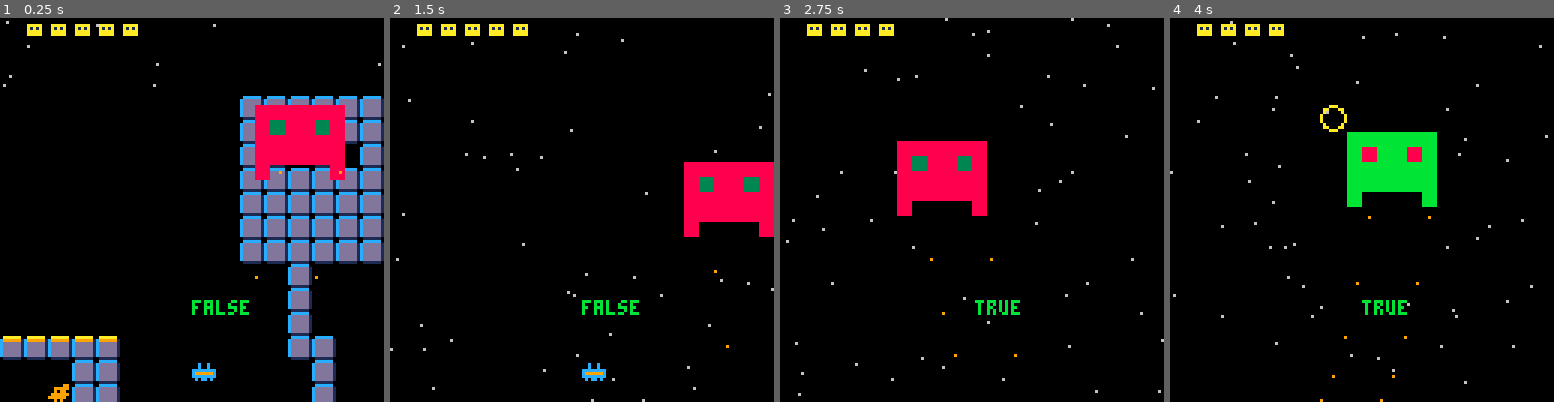
Above: before the commit, frames 1-4 (left to right).
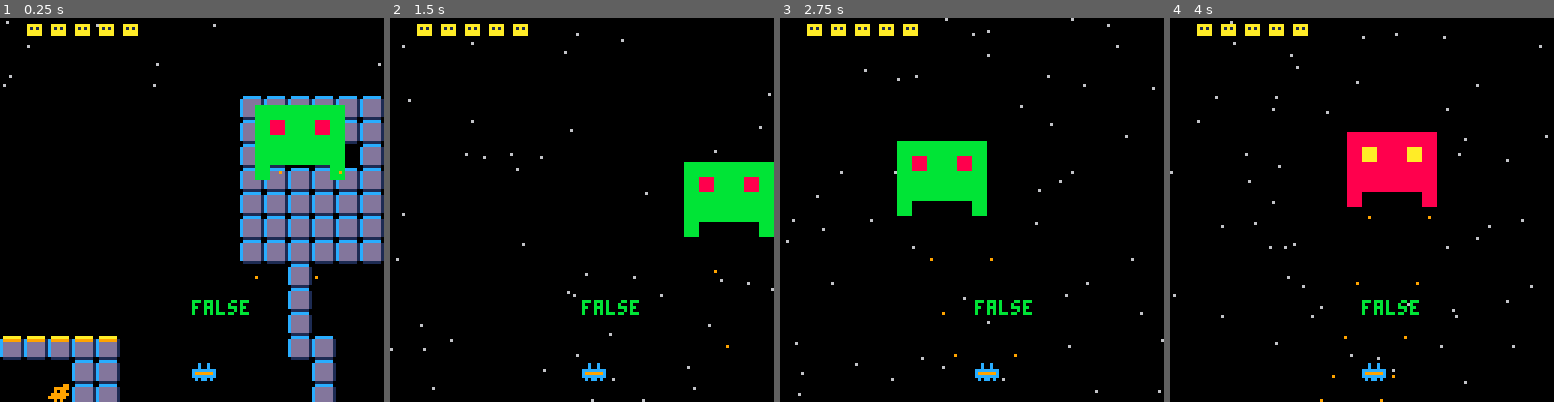
Above: after the commit, the same moments.

Repository: pratik2709/anotherPlatformer
Game: PICO-8 cartridge game.p8
Two runs of this game, one before a commit and one after it. Both use one fixed random seed, a clock stepped at 60 frames per second and the inputs below.
Inputs:
- Up to frame 1 (0.25 s): no input
- Up to frame 2 (1.5 s): tap X (X key) at 0.33, 1.07 s; tap O (Z key) at 0.7 s
- Up to frame 3 (2.75 s): hold Right 1.6-2.1 s; tap O (Z key) at 1.7, 2.1, 2.5 s; tap X (X key) at 1.85 s; hold Up 2.15-2.42 s; hold Right from 2.47 s (still down)
- Up to frame 4 (4 s): tap O (Z key) at 2.9, 3.3, 3.7 s; tap X (X key) at 2.97 s; release Right at 3.03 s; hold Left 3.08-3.58 s; hold Down 3.63-3.97 s

The runs differ from the first frame. In frame 1, 4.0% of the frame differs, in the area x 66-90%, y 22-43%; in frame 2, 4.0%; in frame 3, 4.5%; in frame 4, 4.6%, in the area x 32-70%, y 1-95%.

Commit message:
updates and fixes

Diff:
--- a/game.p8
+++ b/game.p8
@@ -540,6 +540,7 @@
     p=0,
     t=0,
     imm=false,
+    flash=false,
     isfaceright=true,
     box = {x1=0,y1=0,x2=7,y2=7}
   }
@@ -600,8 +601,18 @@
 end
 
 function drawShip()
-  if not ship.imm then
+  if not ship.flash then
    spr(ship.sprite_number,ship.x,ship.y)
+  end
+
+  if ship.imm == true then
+    if ship.flash==true then
+      ship.flash = false
+    else
+      ship.flash=true
+    end
+  else
+    ship.flash=false
   end
 end
 
@@ -666,7 +677,7 @@
 end
 
 function updateCameraPositionForShooter()
-    mycam:followplayer(ship.x, ship.y)
+    mycam:followplayer(ship.x, ship.y-50)
 end
 
 function updateShipTransition()
@@ -745,7 +756,7 @@
     end
     if shooter_collision(boss1, bullet) then
         boss1.lives -= 1
-        explode(boss1.x, boss1.y)
+        explode(bullet.x, bullet.y)
         del(bullets,bullet)
     end
   end
@@ -1033,7 +1044,7 @@
 
 function drawExplosionForBoss()
   for explosion in all(explosions) do
-    circ(boss1.x,boss1.y,explosion.t/2,8+explosion.t%3)
+    circ(explosion.x,explosion.y,explosion.t/2,8+explosion.t%3)
 		boss1:bossHurt()
   end
 end
@@ -1059,9 +1070,9 @@
     -- end
 
     if shooter_collision(ship, boss_bullet) and not ship.imm then
-        player_lives -= 1
+        -- player_lives -= 1
         del(bossbullet,boss_bullet)
-				ship.imm = true
+				-- ship.imm = true
     end
   end
 end
@@ -1142,13 +1153,14 @@
  -- **************gfx.p8****************
 
 
+
 __gfx__
 000000000cccccc000000000999999990000000000000000000000000aaaaaa00000000000000000000000000000000000000000000000000000000000000000
-00000000cdddddd1000000009bbbbbb900c00c000000000000000000c9999991088888800bbbbbb0000000000000000000000000000000000000000000000000
-0aaaaa00cdddddd1000000009bbbbbb900c00c0000bbbb0000000000cdddddd1083883800b8bb8b0000000000000000000000000000000000000000000000000
-0a1a1a00cdddddd1000000009bb88bb9cccccccc00b8cb0000090000cdddddd1088888800bbbbbb0000000000000000000000000000000000000000000000000
-0aaaaa00cdddddd1000000009bb88bb9c999999c00bc8b0000000000cdddddd1088888800bbbbbb0000000000000000000000000000000000000000000000000
-0aaaaa00cdddddd1000000009bbbbbb9cccccccc00bbbb0000000000cdddddd1080000800b0000b0000000000000000000000000000000000000000000000000
+00000000cdddddd1000000009bbbbbb900c00c000000000000000000c99999910bbbbbb008888880000000000000000000000000000000000000000000000000
+0aaaaa00cdddddd1000000009bbbbbb900c00c0000bbbb0000000000cdddddd10b8bb8b008a88a80000000000000000000000000000000000000000000000000
+0a1a1a00cdddddd1000000009bb88bb9cccccccc00b8cb0000090000cdddddd10bbbbbb008888880000000000000000000000000000000000000000000000000
+0aaaaa00cdddddd1000000009bb88bb9c999999c00bc8b0000000000cdddddd10bbbbbb008888880000000000000000000000000000000000000000000000000
+0aaaaa00cdddddd1000000009bbbbbb9cccccccc00bbbb0000000000cdddddd10b0000b008000080000000000000000000000000000000000000000000000000
 00000000cdddddd1000000009bbbbbb90c0cc0c00000000000000000cdddddd10000000000000000000000000000000000000000000000000000000000000000
 00000000011111100000000099999999000000000000000000000000011111100000000000000000000000000000000000000000000000000000000000000000
 000009900000c0000000000000000000000000000000000000000000000000000000000000000000000000000000000000000000000000000000000000000000
--- a/src/boss.p8
+++ b/src/boss.p8
@@ -88,7 +88,7 @@
 
 function drawExplosionForBoss()
   for explosion in all(explosions) do
-    circ(boss1.x,boss1.y,explosion.t/2,8+explosion.t%3)
+    circ(explosion.x,explosion.y,explosion.t/2,8+explosion.t%3)
 		boss1:bossHurt()
   end
 end
--- a/src/gfx.p8
+++ b/src/gfx.p8
@@ -1,11 +1,12 @@
+
 
 __gfx__
 000000000cccccc000000000999999990000000000000000000000000aaaaaa00000000000000000000000000000000000000000000000000000000000000000
-00000000cdddddd1000000009bbbbbb900c00c000000000000000000c9999991088888800bbbbbb0000000000000000000000000000000000000000000000000
-0aaaaa00cdddddd1000000009bbbbbb900c00c0000bbbb0000000000cdddddd1083883800b8bb8b0000000000000000000000000000000000000000000000000
-0a1a1a00cdddddd1000000009bb88bb9cccccccc00b8cb0000090000cdddddd1088888800bbbbbb0000000000000000000000000000000000000000000000000
-0aaaaa00cdddddd1000000009bb88bb9c999999c00bc8b0000000000cdddddd1088888800bbbbbb0000000000000000000000000000000000000000000000000
-0aaaaa00cdddddd1000000009bbbbbb9cccccccc00bbbb0000000000cdddddd1080000800b0000b0000000000000000000000000000000000000000000000000
+00000000cdddddd1000000009bbbbbb900c00c000000000000000000c99999910bbbbbb008888880000000000000000000000000000000000000000000000000
+0aaaaa00cdddddd1000000009bbbbbb900c00c0000bbbb0000000000cdddddd10b8bb8b008a88a80000000000000000000000000000000000000000000000000
+0a1a1a00cdddddd1000000009bb88bb9cccccccc00b8cb0000090000cdddddd10bbbbbb008888880000000000000000000000000000000000000000000000000
+0aaaaa00cdddddd1000000009bb88bb9c999999c00bc8b0000000000cdddddd10bbbbbb008888880000000000000000000000000000000000000000000000000
+0aaaaa00cdddddd1000000009bbbbbb9cccccccc00bbbb0000000000cdddddd10b0000b008000080000000000000000000000000000000000000000000000000
 00000000cdddddd1000000009bbbbbb90c0cc0c00000000000000000cdddddd10000000000000000000000000000000000000000000000000000000000000000
 00000000011111100000000099999999000000000000000000000000011111100000000000000000000000000000000000000000000000000000000000000000
 000009900000c0000000000000000000000000000000000000000000000000000000000000000000000000000000000000000000000000000000000000000000
--- a/src/shooter.p8
+++ b/src/shooter.p8
@@ -144,7 +144,7 @@
 end
 
 function updateCameraPositionForShooter()
-    mycam:followplayer(ship.x, ship.y)
+    mycam:followplayer(ship.x, ship.y-50)
 end
 
 function updateShipTransition()
@@ -223,7 +223,7 @@
     end
     if shooter_collision(boss1, bullet) then
         boss1.lives -= 1
-        explode(boss1.x, boss1.y)
+        explode(bullet.x, bullet.y)
         del(bullets,bullet)
     end
   end
